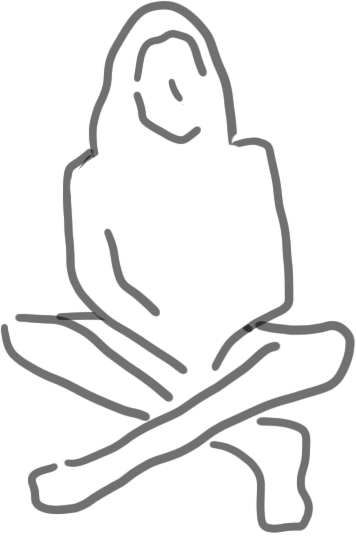
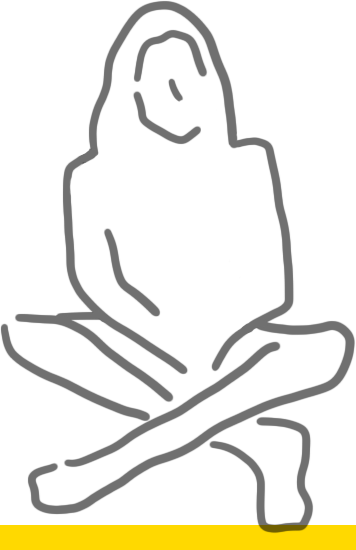
Two versions of the same layered image (356x550). Layer-by-layer changes:
painted on "Layer 4 copy" over (55, 99, 268, 335)
showed "Background" over (0, 99, 356, 550)
